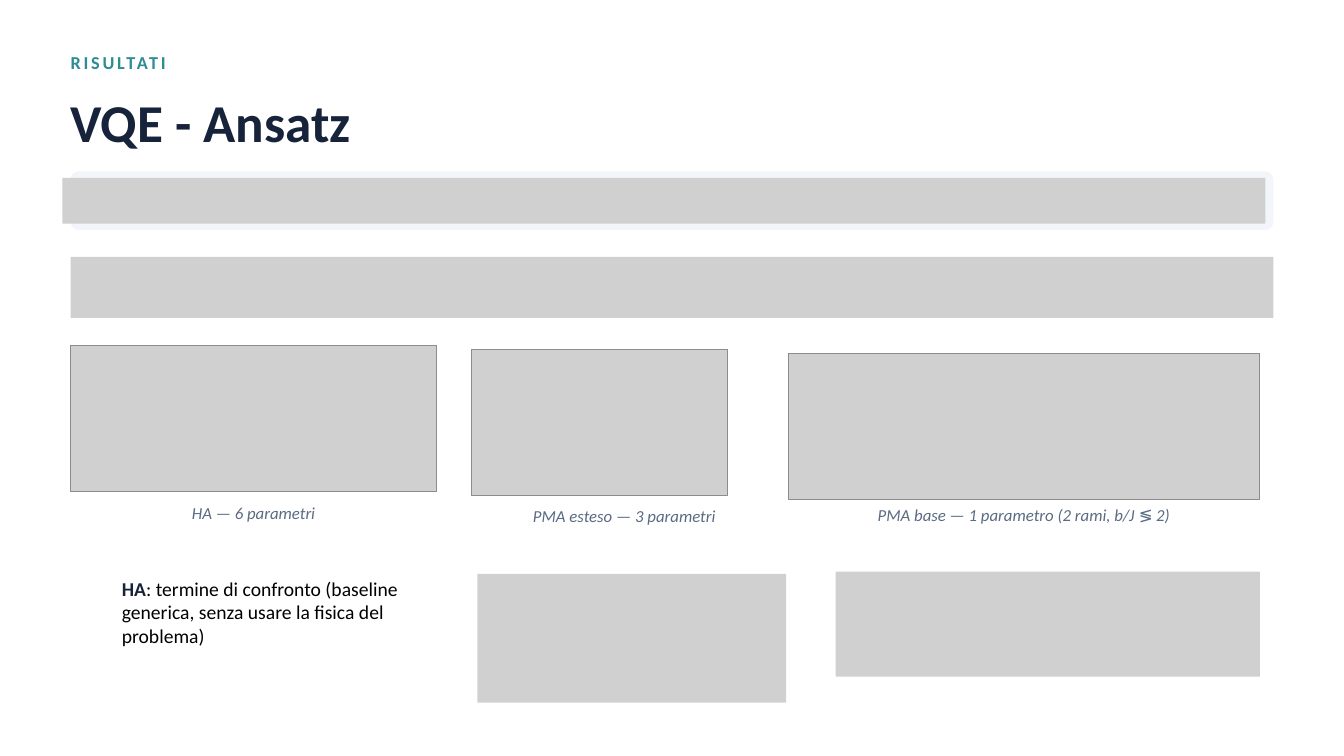
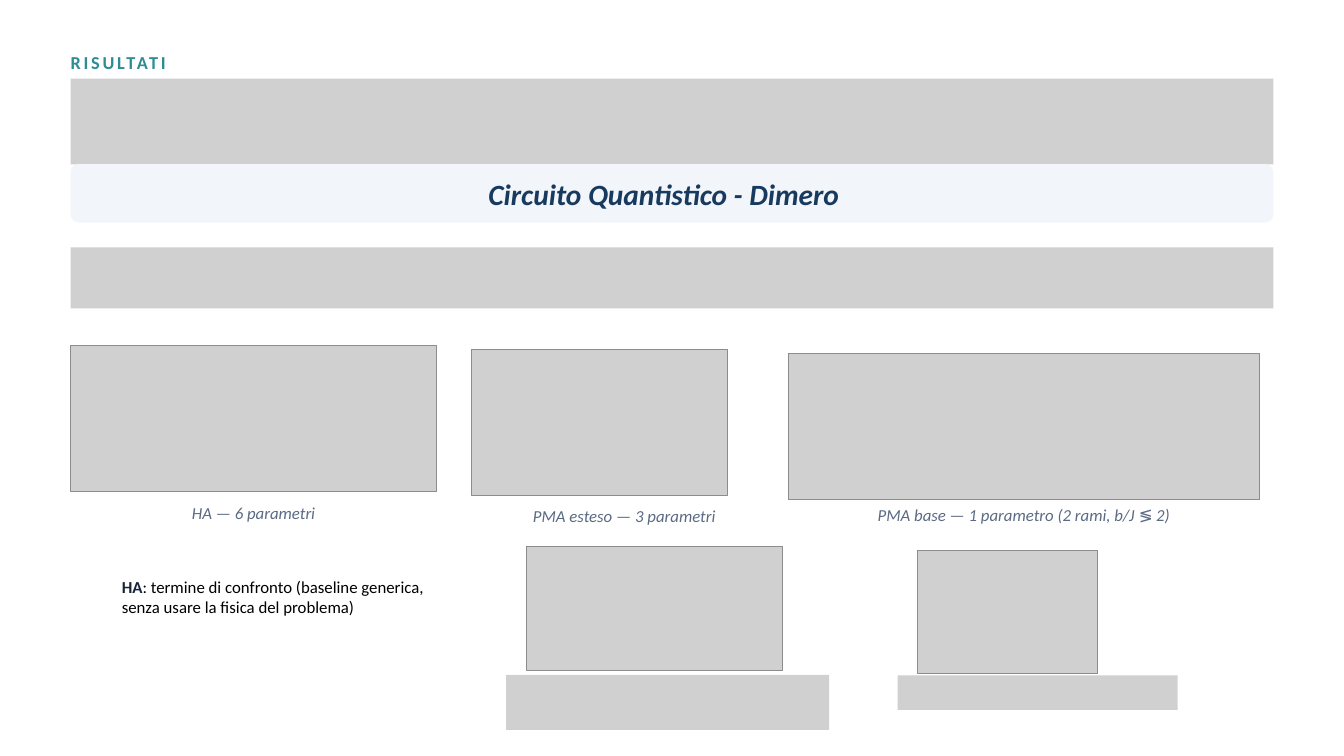
Before and after one commit to samslaves/tesi, a slide deck: slide 7 of 06_relazioni_e_parametri/Slides_v3/slides-schiavi.pptx (slide 8 before the commit). Drawn at 1344x756 pixels with LibreOffice and Linux fonts; fonts in the diff are those of the drawing; grey boxes stand for pictures. Boxes give left, top, right and bottom in pixels: in the first picture for what was removed or moved away, otherwise in the second. Text is boxed around its words. In the diff, an @@ line names an element or a change of style, - is before the commit and + after.

```diff
--- a/06_relazioni_e_parametri/Slides_v3/slides-schiavi.pptx
+++ b/06_relazioni_e_parametri/Slides_v3/slides-schiavi.pptx
@@ picture added at (71, 79, 1273, 164) @@
@@ text removed at (71, 107, 351, 149) @@
-VQE - Ansatz
@@ picture removed at (63, 178, 1265, 224) @@
@@ rounded rectangle: place and size @@
-rounded rectangle at (71, 171, 1273, 230)
+rounded rectangle at (71, 164, 1273, 223)
@@ text added at (488, 184, 839, 209), 21 pt, text #173A5E, bold, italic @@
+Circuito Quantistico - Dimero
@@ picture: place and size @@
-picture at (71, 257, 1273, 319)
+picture at (71, 247, 1273, 309)
@@ picture: place and size @@
-picture at (478, 574, 787, 703)
+picture at (527, 547, 783, 671)
@@ picture added at (919, 551, 1098, 675) @@
@@ text "HA: termine di confronto (baseline ..." at (122, 581, 423, 616): size 14 to 12 pt @@
@@ picture removed at (836, 572, 1260, 677) @@
@@ picture added at (506, 675, 830, 730) @@
@@ picture added at (897, 676, 1178, 710) @@
```
Also in this commit, not shown: 8 other slides changed, 2 slides added, 2 slides removed, 10 other files.
